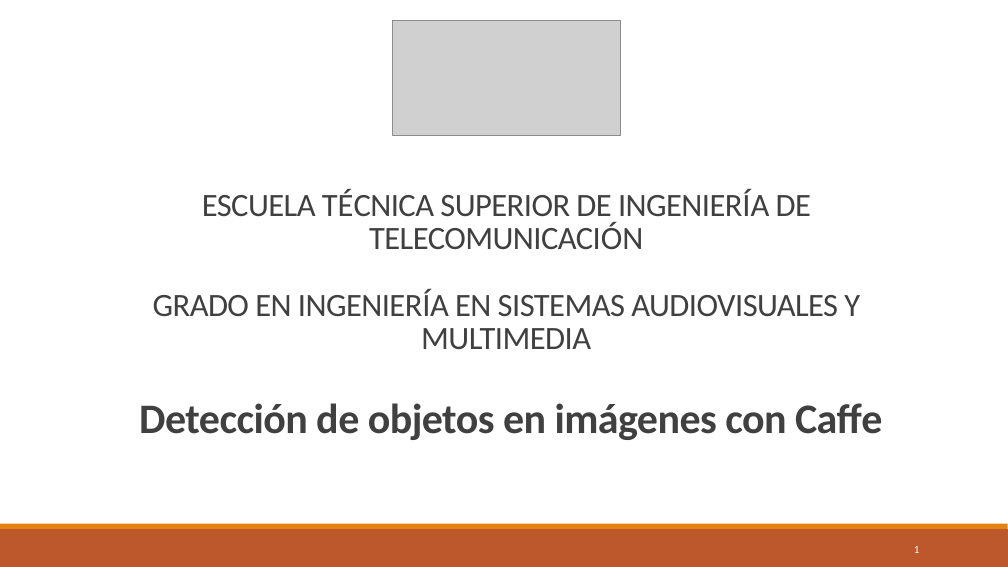
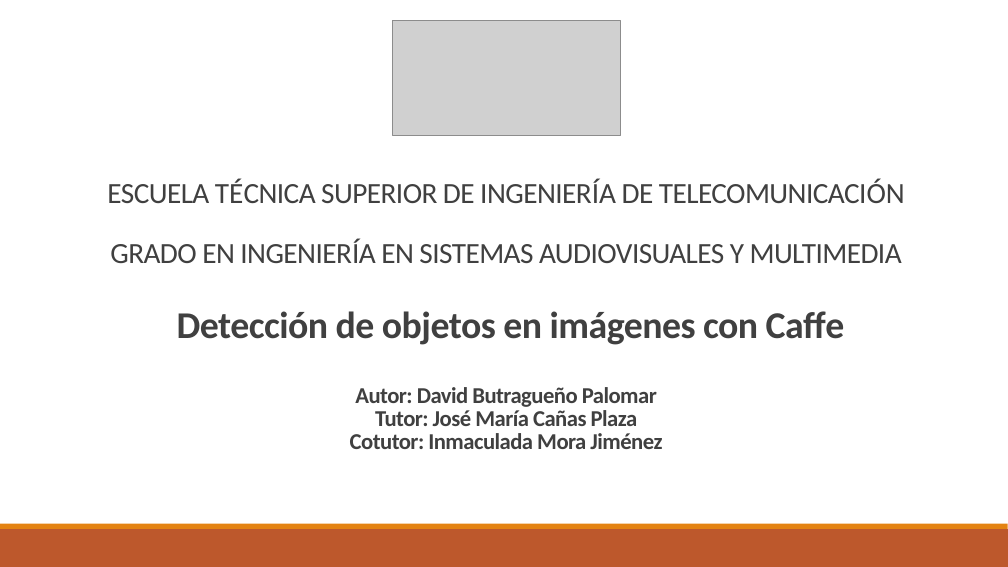
Before and after one commit to RoboticsLabURJC/2016-tfg-David-Butragueno, a slide deck: slide 1 of ExposicionTFG.pptx. Drawn at 1008x567 pixels with LibreOffice and Linux fonts; fonts in the diff are those of the drawing; grey boxes stand for pictures. Boxes give left, top, right and bottom in pixels: in the first picture for what was removed or moved away, otherwise in the second. Text is boxed around its words. In the diff, an @@ line names an element or a change of style, - is before the commit and + after.

```diff
--- a/ExposicionTFG.pptx
+++ b/ExposicionTFG.pptx
@@ title at [107,179,905,449]: text changed; size 31 to 27.9 pt; bold on @@
-ESCUELA TÉCNICA SUPERIOR DE INGENIERÍA DE TELECOMUNICACIÓN
-GRADO EN INGENIERÍA EN SISTEMAS AUDIOVISUALES Y MULTIMEDIA
-Detección de objetos en imágenes con Caffe
+ESCUELA TÉCNICA SUPERIOR DE INGENIERÍA DE TELECOMUNICACIÓN
+GRADO EN INGENIERÍA EN SISTEMAS AUDIOVISUALES Y MULTIMEDIA
+Detección de objetos en imágenes con Caffe
+Autor: David Butragueño Palomar
+Tutor: José María Cañas Plaza
+Cotutor: Inmaculada Mora Jiménez
@@ page number removed at [914,546,920,553] @@
-1
```
Also in this commit, not shown: 11 other slides changed, 13 slides added, 4 slides removed.
